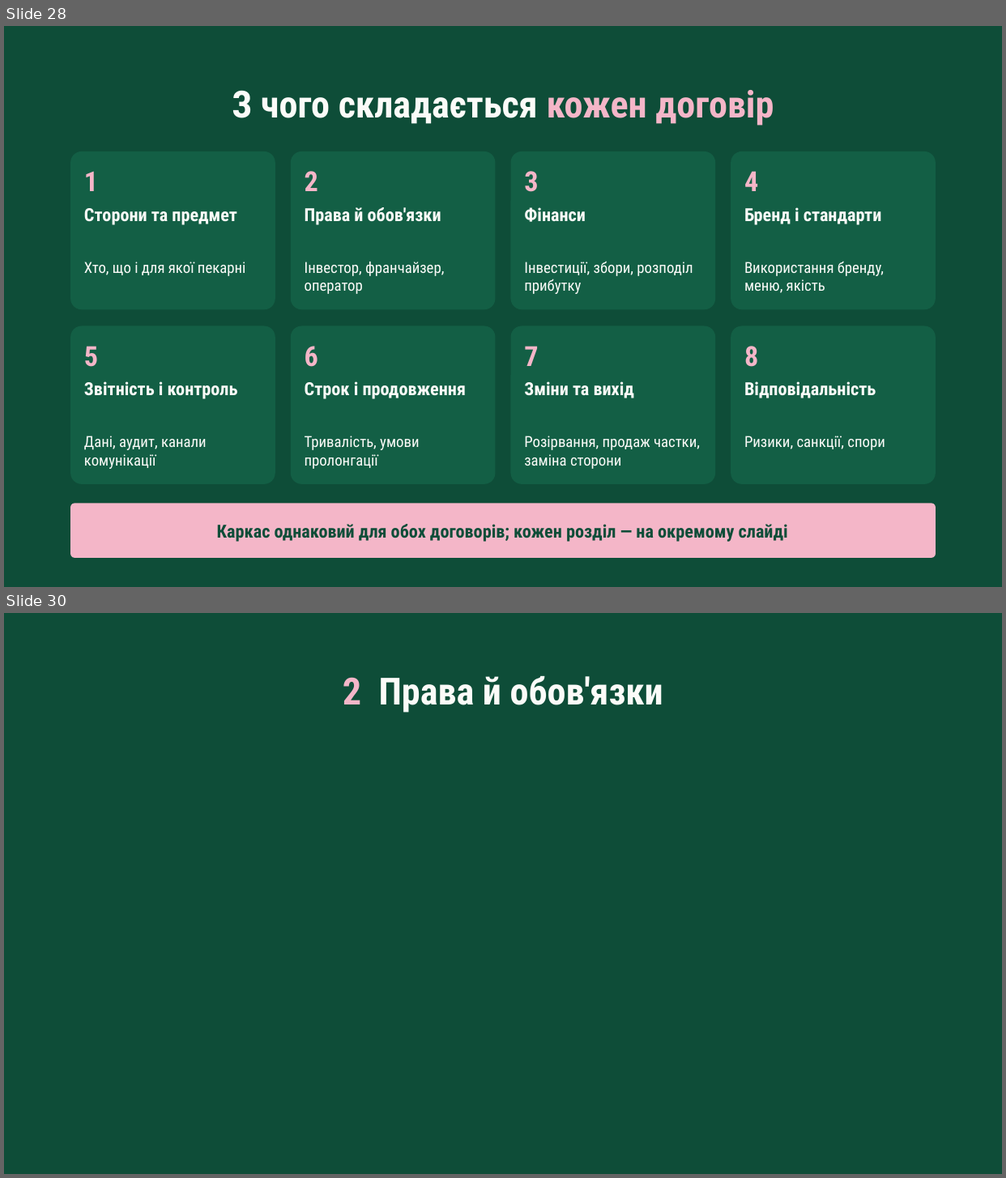
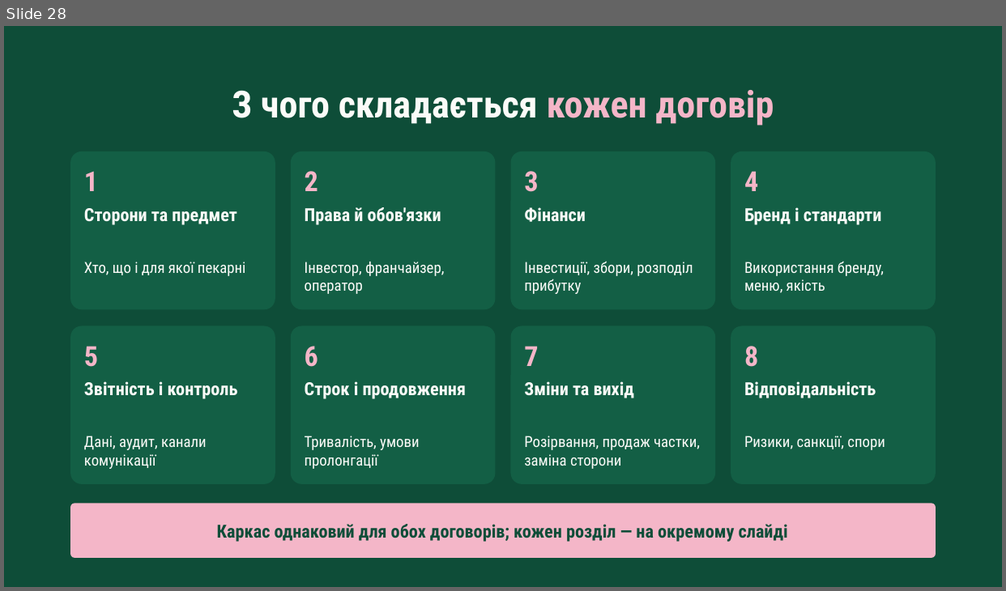
Before and after one commit to denfidiriv-cmyk/xcrypto, a slide deck: presentation_with_contract.pptx. Shown one above the other, each under a label of ours: slides 28 and 30 before the commit, slide 28 after it; the slides between them are not shown. The pictures are 1006x1178 and 1006x591 pixels, drawn with LibreOffice and Linux fonts; fonts in the diff are those of the drawing. Boxes give left, top, right and bottom in pixels: in the first picture for what was removed or moved away, otherwise in the second. Text is boxed around its words. In the diff, an @@ line names an element or a change of style, - is before the commit and + after.

```diff
--- a/presentation_with_contract.pptx
+++ b/presentation_with_contract.pptx
@@ slide 30 removed at [4,613,1002,1174], background #0E4D38 @@
@@ text removed at [343,676,663,713] @@
-2 Права й обов'язки
```
Also in this commit, not shown: 9 slides added, 7 other slides removed.
